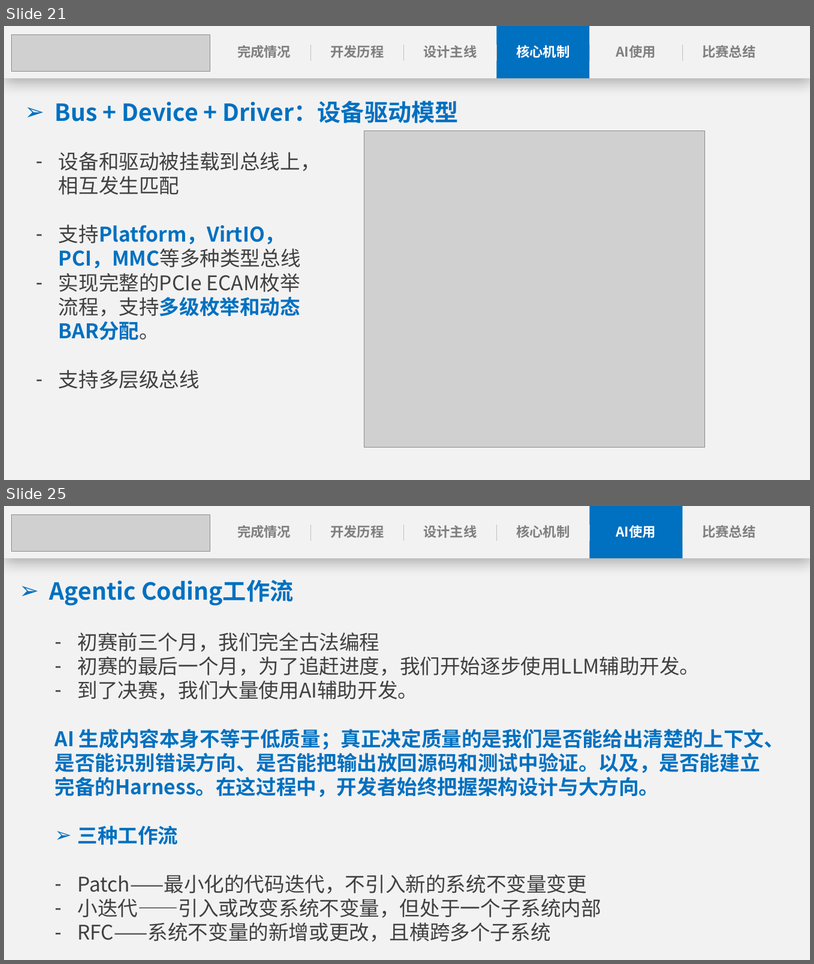
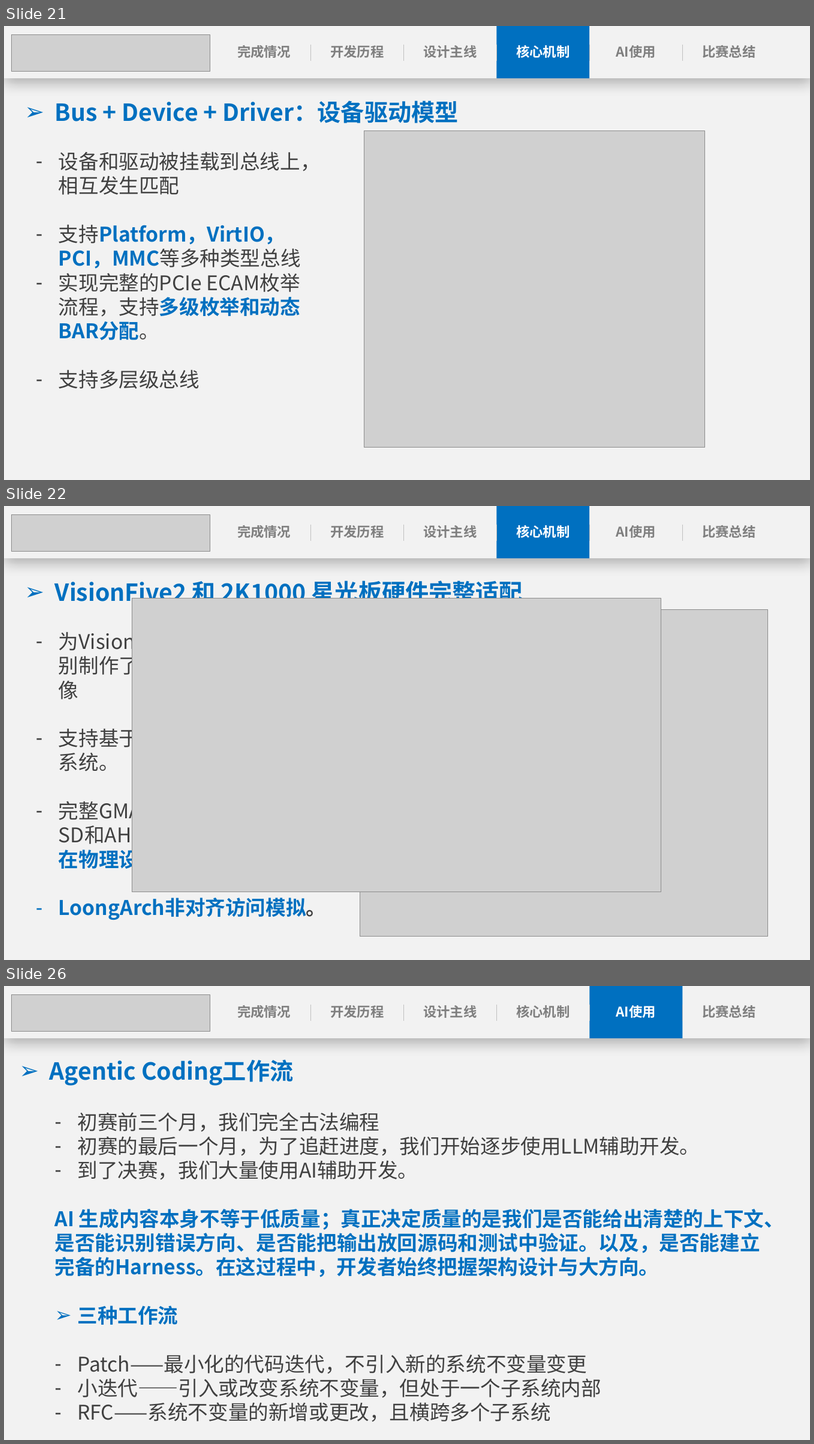
Before and after one commit to anemone-os/anemone, a slide deck: report/ppt/Anemone决赛演示文稿.pptx. Shown one above the other, each under a label of ours: slides 21 and 25 before the commit, slides 21, 22 and 26 after it; the slides between them are not shown. The pictures are 814x964 and 814x1444 pixels, drawn with LibreOffice and Linux fonts; fonts in the diff are those of the drawing; grey boxes stand for pictures. Boxes give left, top, right and bottom in pixels: in the first picture for what was removed or moved away, otherwise in the second. Text is boxed around its words. In the diff, an @@ line names an element or a change of style, - is before the commit and + after.

```diff
--- a/report/ppt/Anemone决赛演示文稿.pptx
+++ b/report/ppt/Anemone决赛演示文稿.pptx
@@ slide 22 added at (4, 506, 810, 960), background #FFFFFF; not listed: 1 template element that a slide beside it also shows @@
@@ rectangle added at (4, 506, 810, 559), fill #F2F2F2 @@
@@ picture added at (12, 515, 210, 552) @@
@@ rectangle added at (497, 506, 590, 559), fill #0070C0 @@
@@ text added at (237, 525, 291, 538), 16 pt, text #7F7F7F, bold @@
+完成情况
@@ line added from (311, 525) to (311, 541), #BFBFBF 0.5 pt @@
@@ text added at (330, 525, 384, 538), 16 pt, text #7F7F7F, bold @@
+开发历程
@@ line added from (404, 525) to (404, 541), #BFBFBF 0.5 pt @@
@@ text added at (423, 525, 477, 538), 16 pt, text #7F7F7F, bold @@
+设计主线
@@ line added from (497, 525) to (497, 541), #BFBFBF 0.5 pt @@
@@ text added at (516, 525, 570, 538), 16 pt, text #FFFFFF, bold @@
+核心机制
@@ line added from (590, 525) to (590, 541), #BFBFBF 0.5 pt @@
@@ text added at (617, 525, 656, 538), 16 pt, text #7F7F7F, bold @@
+AI使用
@@ line added from (683, 525) to (683, 541), #BFBFBF 0.5 pt @@
@@ text added at (702, 525, 756, 538), 16 pt, text #7F7F7F, bold @@
+比赛总结
@@ text added at (55, 580, 523, 607), 28 pt, text #0070C0, bold @@
+➢ VisionFive2 和 2K1000 星光板硬件完整适配
@@ picture added at (132, 598, 662, 891) @@
@@ picture added at (360, 609, 768, 936) @@
@@ text added at (59, 628, 326, 919), 24 pt, text #404040 @@
+– 为VisionFive2和2K1000分别制作了完整的类Linux镜像
+– 支持基于OpenRC的初始化系统。
+– 完整GMAC网络驱动，MMC SD和AHCI SATA驱动。可以在物理设备上运行网络服务。
+– LoongArch非对齐访问模拟。
@@ what was slide 25 is now slide 26 @@
```
Also in this commit, not shown: 17 slides changed, 2 other files.
